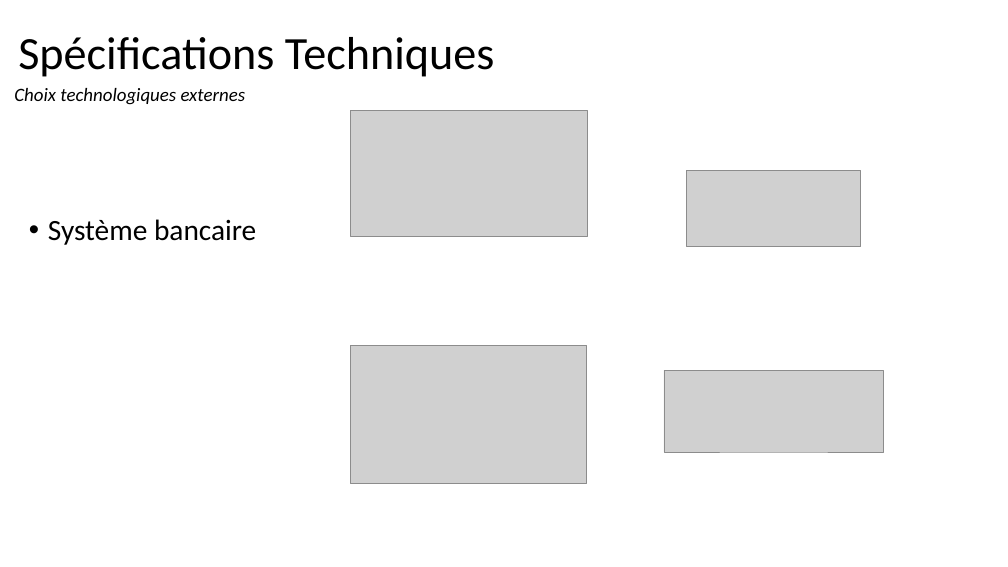
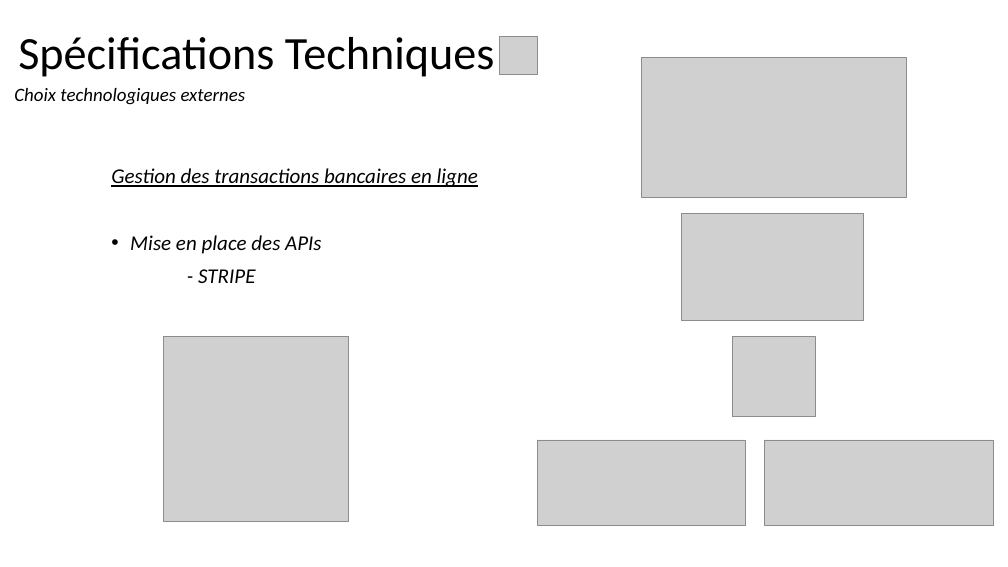
Before and after one commit to StephenAOGOLO/P4_Analysez_les_besoins, a slide deck: slide 14 of Projet_4_Solution_fonctionnelle_et_technique.pptx (slide 16 before the commit). Drawn at 1008x567 pixels with LibreOffice and Linux fonts; fonts in the diff are those of the drawing; grey boxes stand for pictures. Boxes give left, top, right and bottom in pixels: in the first picture for what was removed or moved away, otherwise in the second. Text is boxed around its words. In the diff, an @@ line names an element or a change of style, - is before the commit and + after.

```diff
--- a/Projet_4_Solution_fonctionnelle_et_technique.pptx
+++ b/Projet_4_Solution_fonctionnelle_et_technique.pptx
@@ picture added at [499,36,538,75] @@
@@ picture: place and size @@
-picture at [351,110,588,236]
+picture at [642,57,906,197]
@@ text at [111,168,478,283]: text changed; size 28 to 20 pt; italic on @@
-• Système bancaire
+Gestion des transactions bancaires en ligne
+• Mise en place des APIs
+- STRIPE
@@ picture: place and size @@
-picture at [351,346,588,484]
+picture at [681,213,864,320]
@@ picture added at [163,337,349,522] @@
@@ picture added at [733,337,816,417] @@
@@ picture: place and size @@
-picture at [687,170,861,247]
+picture at [538,440,746,526]
@@ picture: place and size @@
-picture at [664,371,883,452]
+picture at [765,440,993,526]
```
Also in this commit, not shown: 8 other slides changed, 7 slides added, 8 slides removed, 2 other files.
